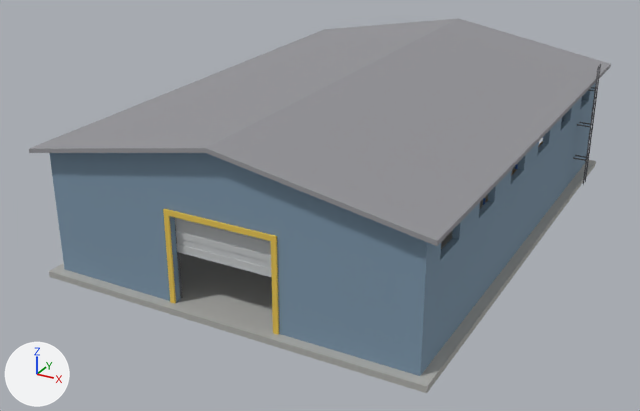
Renders of the OBJ model warehouse-model/warehouse.obj from each side of a commit.
Before and after are seen from a 50 mm camera at (19.3, -39.6, 19.5) aimed at (-1.3, -2.2, 0.8). The axes (+X, +Y, +Z) are drawn at lower left. The lights are the same throughout. The older version comes first. Where no turn or scale is listed for an object, it has been applied to the vertices.

Names of what the first picture shows: 'BackWall_LeftOfDoor', 'DoorFrame_Right', 'DoorFrame_Top', 'Floor', 'FrontWall_AboveDoor', 'FrontWall_Gable', 'FrontWall_LeftOfDoor', 'FrontWall_RightOfDoor', 'GarageDoor', 'RightWall_AboveWindows', 'RightWall_BelowWindows', 'RightWall_WindowPost_1', 'RightWall_WindowPost_2', 'RightWall_WindowPost_3', 'RightWall_WindowPost_4', 'RightWall_WindowPost_5', 'RightWall_WindowPost_6', 'RightWall_WindowPost_7', 'RoofLadder', 'Roof_Left', 'Roof_Right' and 2 more.
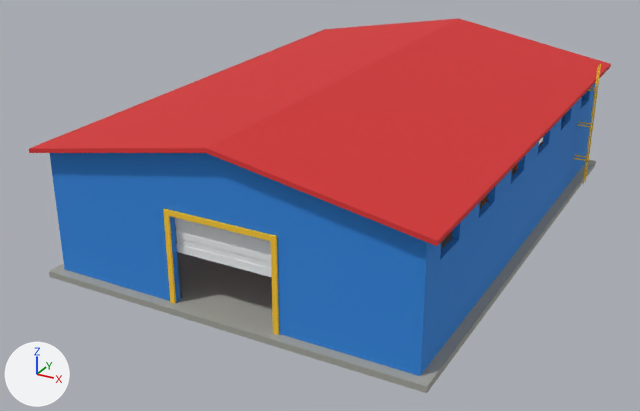
The edits, one by one:
Material 'MetalWall' (mat_metalwall) changes colour from blue #7c95aa to blue #2e86de; in linear values from (0.2, 0.3, 0.4) to (0.027, 0.238, 0.73).
Material 'GarageDoor' (mat_garagedoor) changes colour from light grey #c4c7c8 to white #f0f3f4; in linear values from (0.55, 0.57, 0.58) to (0.871, 0.896, 0.905).
Material 'Roof' (mat_roof) changes colour from grey #959599 to red #d63031; in linear values from (0.3, 0.3, 0.32) to (0.672, 0.03, 0.031).

Pixel boxes [x1, y1, x2, y2] of what changed, in the pictures (640 x 411 px):
'Roof_Right', recoloured (grey to red)
    both: [206, 19, 611, 246]
'FrontWall_RightOfDoor', recoloured
    both: [271, 198, 430, 376]
'Roof_Left', recoloured (grey to red)
    both: [29, 18, 459, 153]
'FrontWall_LeftOfDoor', recoloured
    both: [50, 153, 180, 303]
'RightWall_BelowWindows', recoloured
    both: [423, 97, 593, 372]
'FrontWall_Gable', recoloured
    both: [70, 153, 376, 222]
'FrontWall_AboveDoor', recoloured
    both: [167, 175, 272, 235]
'GarageDoor', recoloured (light grey to white)
    both: [175, 218, 271, 277]
'RightWall_WindowPost_6', recoloured
    both: [452, 202, 480, 239]
'RightWall_WindowPost_5', recoloured
    both: [488, 169, 512, 202]
'RightWall_WindowPost_4', recoloured
    both: [518, 142, 539, 170]
'RightWall_WindowPost_7', recoloured
    both: [429, 243, 441, 272]
'RightWall_WindowPost_3', recoloured
    both: [543, 118, 562, 144]
'RightWall_WindowPost_2', recoloured
    both: [565, 97, 582, 120]
'RightWall_WindowPost_1', recoloured
    both: [584, 84, 595, 101]
'BackWall_LeftOfDoor', recoloured
    both: [561, 83, 596, 162]
'RightWall_AboveWindows', recoloured
    both: [430, 244, 435, 250]
